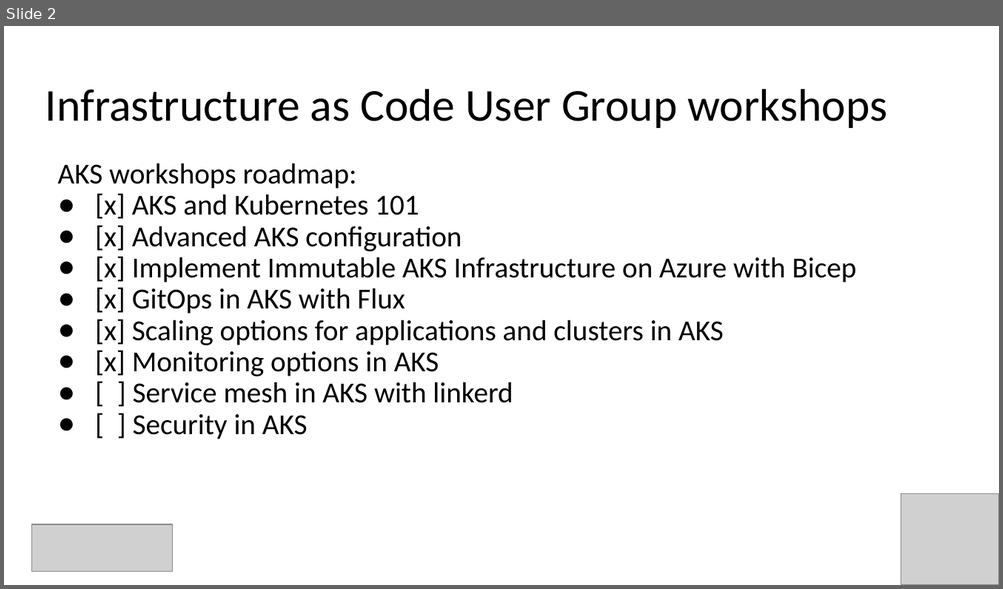
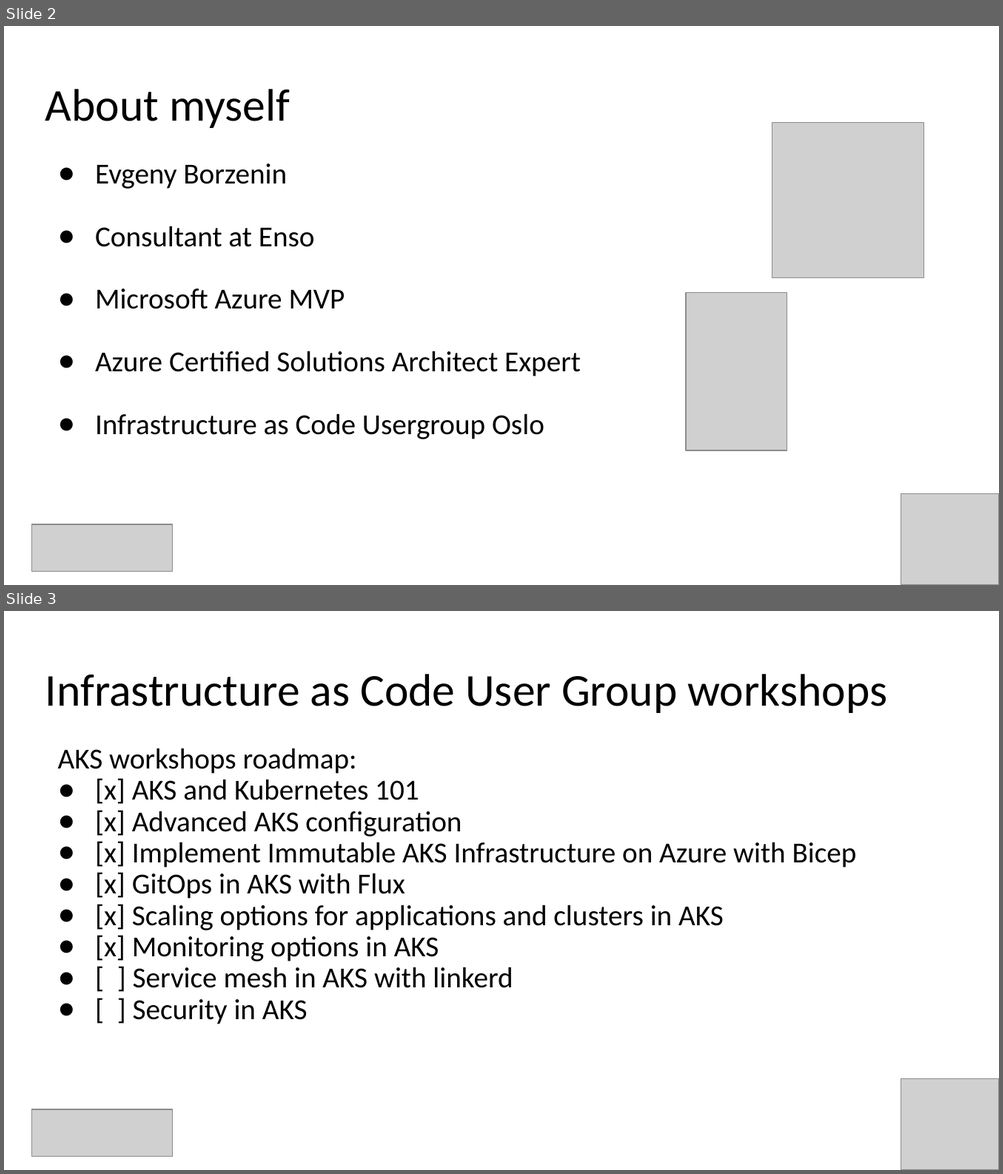
Before and after one commit to Infrastructure-AsCode/aks-101, a slide deck: slides/k8s-101.pptx. Shown one above the other, each under a label of ours: slide 2 before the commit, slides 2 and 3 after it. The pictures are 1003x589 and 1003x1174 pixels, drawn with LibreOffice and Linux fonts; fonts in the diff are those of the drawing; grey boxes stand for pictures. Boxes give left, top, right and bottom in pixels: in the first picture for what was removed or moved away, otherwise in the second. Text is boxed around its words. In the diff, an @@ line names an element or a change of style, - is before the commit and + after.

```diff
--- a/slides/k8s-101.pptx
+++ b/slides/k8s-101.pptx
@@ slide 2 added at [4, 26, 999, 585], background #FFFFFF @@
@@ title added at [45, 89, 290, 128], 44 pt, text #000000 @@
+About myself
@@ picture added at [771, 122, 923, 278] @@
@@ text added at [95, 164, 580, 440], 28 pt, text #000000 @@
+● Evgeny Borzenin
+● Consultant at Enso
+● Microsoft Azure MVP
+● Azure Certified Solutions Architect Expert
+● Infrastructure as Code Usergroup Oslo
@@ picture added at [686, 293, 788, 452] @@
@@ picture added at [901, 494, 999, 585] @@
@@ picture added at [32, 526, 173, 572] @@
@@ what was slide 2 is now slide 3 @@
```
Also in this commit, not shown: 1 slide changed, 3 other slides added, 1 slide removed, 13 other files.
